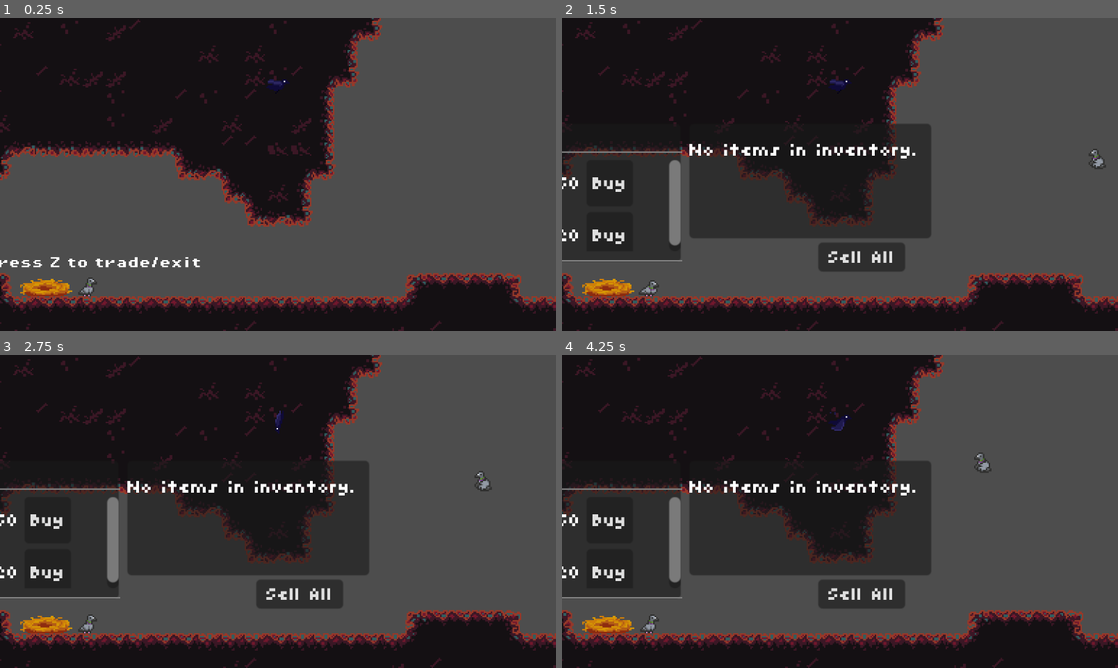
Above: before the commit, frames 1-4 (two rows, left to right).
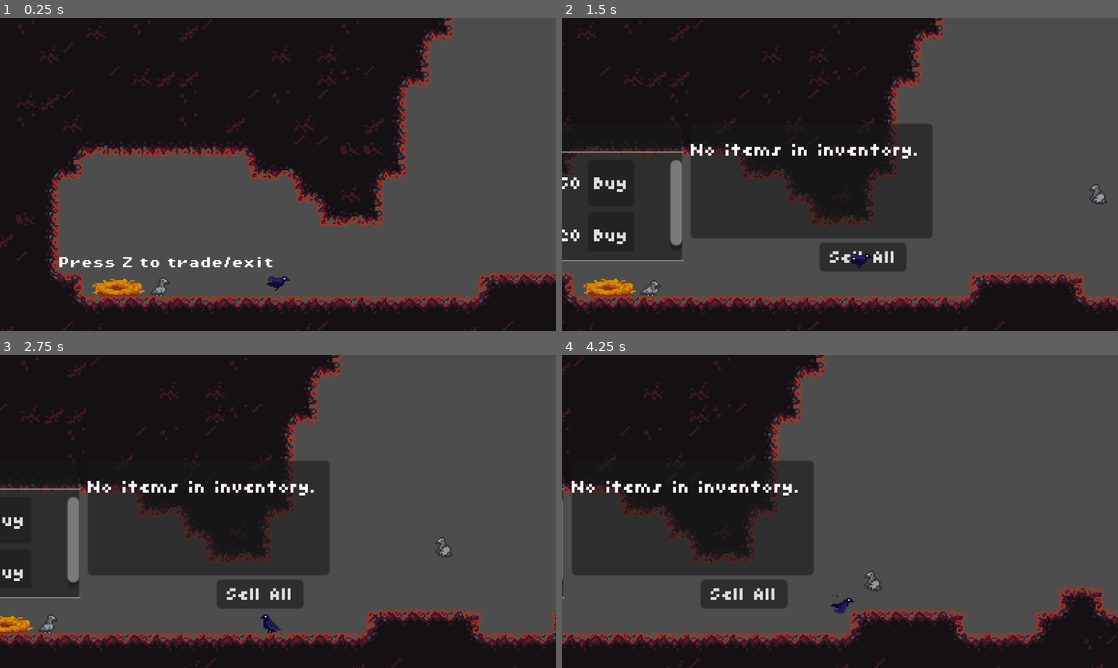
Above: after the commit, the same moments.

Repository: emmadilemma320/ludum_dare_
Game: Godot game, scene res://scenes/game.tscn
Same seed, same stepped clock (60 frames per second), same inputs: the game is played once before the commit and once after it. The engine's default icon, where the game draws it, is replaced by a stand-in: a white triangle on a blue panel in a dark square.
Inputs:
- Up to frame 1 (0.25 s): no input
- Up to frame 2 (1.5 s): tap Z (shop_interact) at 0.5 s; hold Down (dive) 0.53-1.28 s; hold Right (right) from 0.53 s (still down); tap Up (flap) at 0.77, 1.07 s; tap C (interact) at 1.35 s
- Up to frame 3 (2.75 s): tap Up (flap) at 1.52, 1.82 s; release Right (right) at 2.03 s; hold Left (left) from 2.03 s (still down); hold Down (dive) from 2.03 s (still down)
- Up to frame 4 (4.25 s): release Left (left) at 2.78 s; release Down (dive) at 2.78 s; hold Right (right) from 2.78 s (still down); tap C (interact) at 2.85 s; tap Up (flap) at 3.02, 3.32, 3.77, 4.07 s; hold Down (dive) from 3.53 s (still down)

The runs differ from the first frame. In frame 1, 27% of the frame differs, in the area x 0-100%, y 0-100%; in frame 2, 5.6%; in frame 3, 19%; in frame 4, 31%.

Commit message:
Update game.tscn

Diff:
--- a/scenes/game.tscn
+++ b/scenes/game.tscn
@@ -327,7 +327,7 @@
 
 [node name="Player" parent="." instance=ExtResource("1_yqjtg")]
 z_index = 5
-position = Vector2(-200, -78)
+position = Vector2(-250, 53)
 
 [node name="CrowEnemy" parent="." instance=ExtResource("2_lnu2h")]
 z_index = 5
